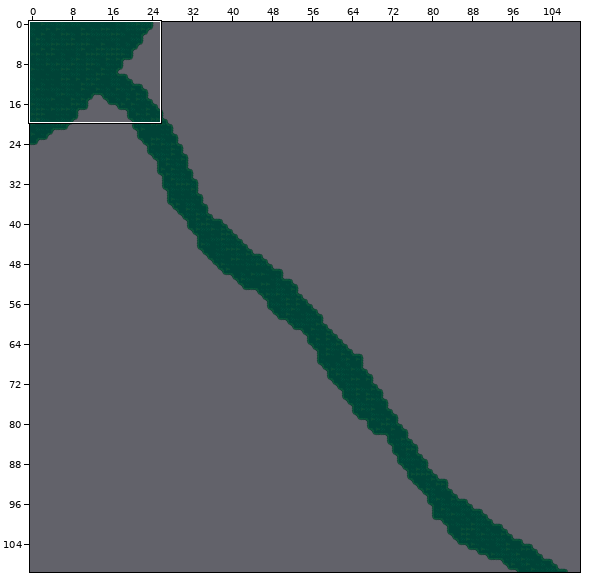
Level history. Tiled map: res/worlds/island.tmx. Above: a wide view before the commit, with the close-up outlined.
Close-up. Earlier state:
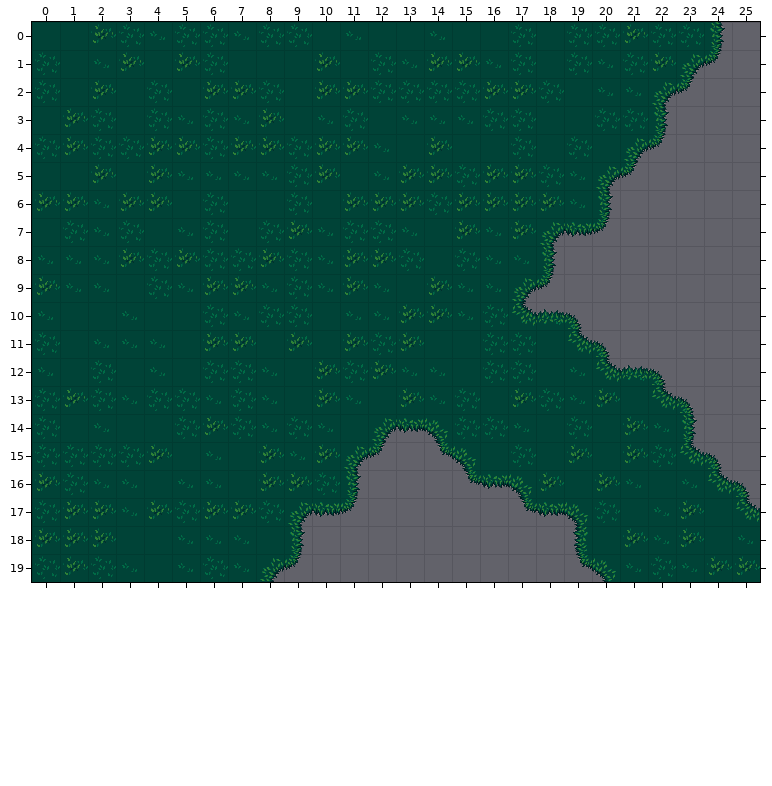
Cells are 32x32 px. Shown: x 0..25, y 0..19. The commit also changed other parts of the map, which this record leaves out.
Now the later version:
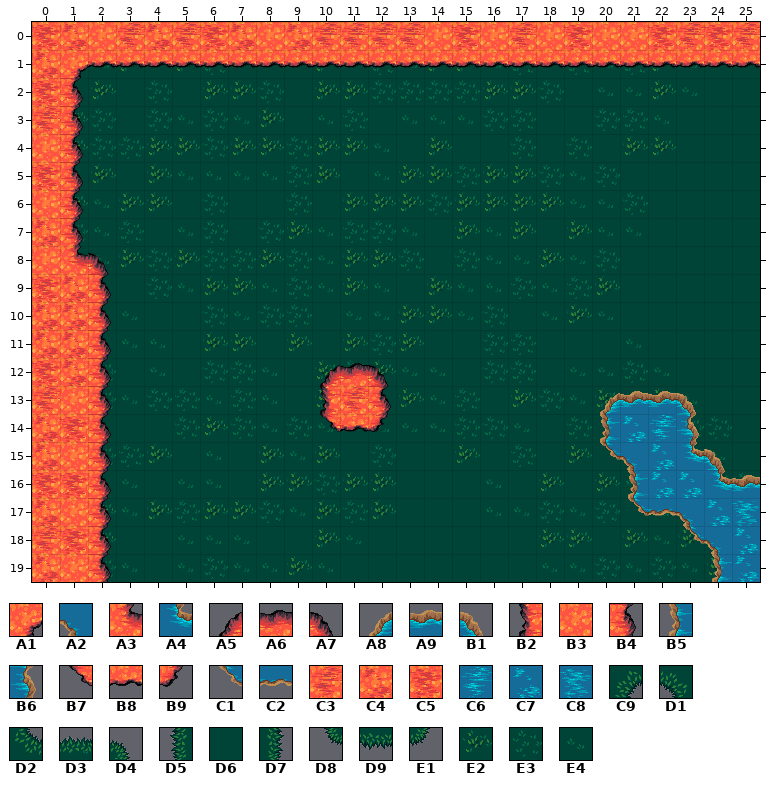
Key: from "Terrain": A1 16, A2 29, A3 48, A4 60, A5 79, A6 80, A7 81, A8 91, A9 92, B1 93, B2 111, B3 112, B4 113, B5 123, B6 125, B7 143, B8 144, B9 145, C1 155, C2 156, C3 175, C4 176, C5 177, C6 187, C7 188, C8 189, C9 199, D1 200, D2 231, D3 263, D4 264, D5 294, D6 295, D7 296, D8 326, D9 327, E1 328, E2 358, E3 359, E4 360.
__ is an empty cell.
Tiles replaced or removed in this view: C9, D1, D2, D3, D4, D5, D6, D7, D8, D9, E1, E2, E3, E4.
Tiles of an added or newly shown layer are drawn over the layers below it.
The edit:
Changed rows in their new state; .. is an unchanged cell.
Layer "GroundTiles" (removed):
first column x 0:
 0 __ __ __ __ __ __ __ __ __ __ __ __ __ __ __ __ __ __ __ __ __ __ __ __ __ ..
 1 __ __ __ __ __ __ __ __ __ __ __ __ __ __ __ __ __ __ __ __ __ __ __ __ __ ..
 2 __ __ .. .. .. .. .. .. .. .. .. .. .. .. .. .. .. .. .. .. .. .. __ __ .. ..
 3 __ __ .. .. .. .. .. .. .. .. .. .. .. .. .. .. .. .. .. .. .. .. __ .. .. ..
 4 __ __ .. .. .. .. .. .. .. .. .. .. .. .. .. .. .. .. .. .. .. __ __ .. .. ..
 5 __ __ .. .. .. .. .. .. .. .. .. .. .. .. .. .. .. .. .. .. __ __ .. .. .. ..
 6 __ __ .. .. .. .. .. .. .. .. .. .. .. .. .. .. .. .. .. .. __ .. .. .. .. ..
 7 __ __ .. .. .. .. .. .. .. .. .. .. .. .. .. .. .. .. __ __ __ .. .. .. .. ..
 8 __ __ __ .. .. .. .. .. .. .. .. .. .. .. .. .. .. .. __ .. .. .. .. .. .. ..
 9 __ __ __ .. .. .. .. .. .. .. .. .. .. .. .. .. .. __ __ .. .. .. .. .. .. ..
10 __ __ __ .. .. .. .. .. .. .. .. .. .. .. .. .. .. __ __ __ .. .. .. .. .. ..
11 __ __ __ .. .. .. .. .. .. .. .. .. .. .. .. .. .. .. .. __ __ .. .. .. .. ..
12 __ __ __ .. .. .. .. .. .. .. __ __ __ .. .. .. .. .. .. .. __ __ __ .. .. ..
13 __ __ __ .. .. .. .. .. .. .. __ __ __ .. .. .. .. .. .. .. __ __ __ __ .. ..
14 __ __ __ .. .. .. .. .. .. .. __ __ __ __ __ .. .. .. .. .. __ __ __ __ .. ..
15 __ __ __ .. .. .. .. .. .. .. .. __ __ .. __ __ .. .. .. .. __ __ __ __ __ ..
16 __ __ __ .. .. .. .. .. .. .. .. __ .. .. .. __ __ __ .. .. .. __ __ __ __ __
17 __ __ __ .. .. .. .. .. .. __ __ __ .. .. .. .. .. __ __ __ .. __ __ __ __ __
18 __ __ __ .. .. .. .. .. .. __ .. .. .. .. .. .. .. .. .. __ .. .. .. __ __ __
19 __ __ __ .. .. .. .. .. __ __ .. .. .. .. .. .. .. .. .. __ __ .. .. .. __ __
Layer "Layer 1" (added):
first column x 1:
 1 D6 E4 E2 D6 E2 E3 D6 D6 D6 E2 D6 E3 E4 E2 E2 E4 E3 D6 E3 E4 E3 E2 E4 D6 D6
 2 D6 .. .. .. .. .. .. .. .. .. .. .. .. .. .. .. .. .. .. .. .. E2 E4 D6 D6
 3 E2 .. .. .. .. .. .. .. .. .. .. .. .. .. .. .. .. .. .. .. .. E4 D6 D6 D6
 4 E2 .. .. .. .. .. .. .. .. .. .. .. .. .. .. .. .. .. .. .. E2 E2 D6 D6 D6
 5 D6 .. .. .. .. .. .. .. .. .. .. .. .. .. .. .. .. .. .. E3 D6 D6 D6 D6 D6
 6 E2 .. .. .. .. .. .. .. .. .. .. .. .. .. .. .. .. .. .. E4 E3 D6 D6 D6 D6
 7 E3 .. .. .. .. .. .. .. .. .. .. .. .. .. .. .. .. D6 E2 E4 E4 D6 D6 D6 D6
 8 E4 E4 .. .. .. .. .. .. .. .. .. .. .. .. .. .. .. E2 E4 E3 D6 D6 D6 D6 D6
 9 .. E4 .. .. .. .. .. .. .. .. .. .. .. .. .. .. E3 E4 E3 E2 D6 D6 D6 D6 D6
10 .. D6 .. .. .. .. .. .. .. .. .. .. .. .. .. .. D6 E4 E2 E4 D6 D6 D6 D6 D6
11 .. E4 .. .. .. .. .. .. .. .. .. .. .. .. .. .. .. .. D6 D6 E4 D6 D6 D6 D6
12 .. E3 .. .. .. .. .. .. .. E2 E3 E2 .. .. .. .. .. .. .. E4 E3 E4 D6 D6 D6
13 .. E3 .. .. .. .. .. .. .. E2 .. D6 .. .. .. .. .. .. .. E2 D6 E2 E4 D6 D6
14 .. E4 .. .. .. .. .. .. .. E4 D6 E4 E4 E4 .. .. .. .. .. D6 .. .. E3 E3 D6
15 .. E3 .. .. .. .. .. .. .. .. D6 E3 D6 D6 E2 .. .. .. .. D6 E2 .. D6 E4 D6
16 .. E4 .. .. .. .. .. .. .. .. E2 E2 D6 D6 D6 E4 D6 .. .. .. E4 .. .. E3 E3
17 .. E2 .. .. .. .. .. .. E4 E2 E3 E2 D6 D6 D6 E4 E4 E3 E4 .. D6 E4 E2 .. ..
18 .. E2 .. .. .. .. .. .. D6 E2 E4 D6 D6 D6 D6 D6 D6 E2 E2 .. .. .. E2 D6 ..
19 .. E3 .. .. .. .. .. E4 E2 E4 D6 D6 D6 D6 D6 D6 D6 E4 E4 E3 .. .. .. E2 ..
Layer "Layer 2" (added):
first column x 0:
 0 C5 C4 B3 C3 C4 C3 C5 C4 B3 C4 C3 C3 C3 C3 B3 C5 B3 C3 B3 C5 B3 B3 C5 C3 C5 C3
 1 C4 A1 B8 B8 B8 B8 B8 B8 B8 B8 B8 B8 B8 B8 B8 B8 B8 B8 B8 B8 B8 B8 B8 B8 B8 B8
 2 C5 B4 .. .. .. .. .. .. .. .. .. .. .. .. .. .. .. .. .. .. .. .. .. .. .. ..
 3 C3 B4 .. .. .. .. .. .. .. .. .. .. .. .. .. .. .. .. .. .. .. .. .. .. .. ..
 4 B3 B4 .. .. .. .. .. .. .. .. .. .. .. .. .. .. .. .. .. .. .. .. .. .. .. ..
 5 C5 B4 .. .. .. .. .. .. .. .. .. .. .. .. .. .. .. .. .. .. .. .. .. .. .. ..
 6 B3 B4 .. .. .. .. .. .. .. .. .. .. .. .. .. .. .. .. .. .. .. .. .. .. .. ..
 7 C4 B4 .. .. .. .. .. .. .. .. .. .. .. .. .. .. .. .. .. .. .. .. .. .. .. ..
 8 B3 A3 A7 .. .. .. .. .. .. .. .. .. .. .. .. .. .. .. .. .. .. .. .. .. .. ..
 9 C5 C4 B4 .. .. .. .. .. .. .. .. .. .. .. .. .. .. .. .. .. .. .. .. .. .. ..
10 C4 C4 B4 .. .. .. .. .. .. .. .. .. .. .. .. .. .. .. .. .. .. .. .. .. .. ..
11 C4 C4 B4 .. .. .. .. .. .. .. .. .. .. .. .. .. .. .. .. .. .. .. .. .. .. ..
12 C5 C4 B4 .. .. .. .. .. .. .. A5 A6 A7 .. .. .. .. .. .. .. .. .. .. .. .. ..
13 C3 B3 B4 .. .. .. .. .. .. .. B2 C3 B4 .. .. .. .. .. .. .. A8 A9 A9 B1 .. ..
14 C4 C5 B4 .. .. .. .. .. .. .. B7 B8 B9 .. .. .. .. .. .. .. B5 C7 C6 B6 .. ..
15 C4 B3 B4 .. .. .. .. .. .. .. .. .. .. .. .. .. .. .. .. .. C1 A2 C7 A4 B1 ..
16 C5 C5 B4 .. .. .. .. .. .. .. .. .. .. .. .. .. .. .. .. .. .. B5 C7 C7 A4 A9
17 C4 B3 B4 .. .. .. .. .. .. .. .. .. .. .. .. .. .. .. .. .. .. C1 C2 A2 C7 C8
18 C3 C5 B4 .. .. .. .. .. .. .. .. .. .. .. .. .. .. .. .. .. .. .. .. C1 A2 C7
19 C4 B3 B4 .. .. .. .. .. .. .. .. .. .. .. .. .. .. .. .. .. .. .. .. .. B5 C7
